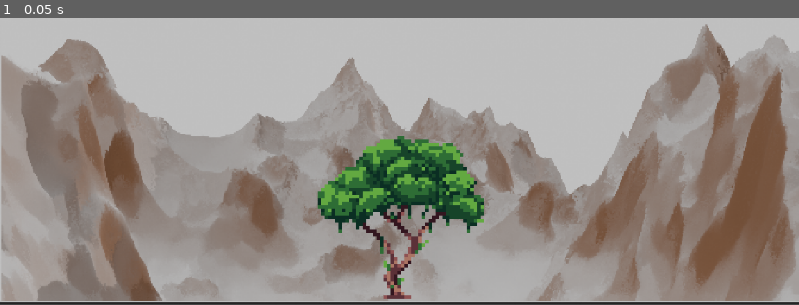
Above: before the commit, frame 1.
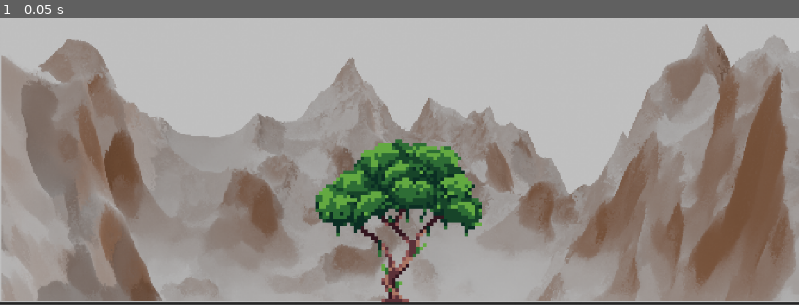
Above: after the commit, the same moment.

Repository: StevenBoyce/game-jam-06-2026
Game: Godot game, scene res://scenes/battle/battle.tscn
Same seed, same stepped clock (60 frames per second), same inputs: the game is played once before the commit and once after it.
Inputs:
- Up to frame 1 (0.05 s): no input

The runs differ from the first frame. In frame 1, 3.4% of the frame differs, in the area x 39-61%, y 41-99%.

Commit message:
Built scenes and scripts
Built Enemy, Pet, and PlayerTree objects and scripts

Diff:
--- /dev/null
+++ b/Scripts/Combatant.gd
@@ -0,0 +1,48 @@
+extends CharacterBody2D
+
+class_name Combatant
+
+@export var max_health: float = 10.0
+@export var attack_damage: float = 1.0
+@export var attack_cooldown: float = 1.0
+@export var move_speed: float = 50.0
+
+var health: float
+var current_target: Node2D = null
+var can_attack: bool = true
+
+signal died
+signal health_changed(new_health: float, max_health:float)
+
+@onready var attack_timer: Timer = $AttackTimer
+
+func _ready() -> void:
+	health = max_health
+	attack_timer.wait_time = attack_cooldown
+	attack_timer.timeout.connect(_on_attack_timer_timeout)
+
+func take_damage(amount: float) -> void:
+	health -= amount
+	health_changed.emit(health, max_health)
+	if health <= 0:
+		die()
+
+func die() -> void:
+	died.emit()
+	queue_free()
+
+func _on_attack_timer_timeout() -> void:
+	can_attack = true
+
+func try_attack(target: Node2D) -> void:
+	if can_attack and target != null and is_instance_valid(target):
+		if target.has_method("take_damage"):
+			target.take_damage(attack_damage)
+		can_attack = false
+		attack_timer.start()
+
+func move_toward_target(delta: float) -> void:
+	if current_target == null or not is_instance_valid(current_target):
+		return
+	var direction = (current_target.global_position - global_position).normalized()
+	position += direction * move_speed * delta
--- a/scenes/battle/battle.tscn
+++ b/scenes/battle/battle.tscn
@@ -2,10 +2,11 @@
 
 [ext_resource type="Texture2D" uid="uid://ksp3b1hiwxc1" path="res://assets/background.png" id="1_ffvsa"]
 [ext_resource type="Script" uid="uid://yx3hv4ptul6f" path="res://scenes/battle/battle.gd" id="1_xd4uy"]
-[ext_resource type="PackedScene" uid="uid://dyl5lrmc8uq2y" path="res://scenes/tree/player_tree.tscn" id="2_xd4uy"]
+[ext_resource type="PackedScene" uid="uid://dyl5lrmc8uq2y" path="res://scenes/tree/PlayerTree.tscn" id="2_xd4uy"]
 
-[node name="Node2D" type="Node2D" unique_id=2090432355]
+[node name="Main" type="Node2D" unique_id=2090432355]
 script = ExtResource("1_xd4uy")
+metadata/_edit_vertical_guides_ = [1172.0]
 
 [node name="Background" type="Sprite2D" parent="." unique_id=2029166088]
 position = Vector2(-10.000001, 0)
@@ -14,12 +15,21 @@
 centered = false
 metadata/_edit_lock_ = true
 
-[node name="PlayerTree" parent="Background" unique_id=1691204110 instance=ExtResource("2_xd4uy")]
-position = Vector2(342.28375, 303.21793)
-scale = Vector2(0.58211523, 0.5842349)
-
 [node name="UI" type="CanvasGroup" parent="." unique_id=1101150356]
 
 [node name="ActionBar" type="HBoxContainer" parent="UI" unique_id=1187058618]
 offset_right = 40.0
 offset_bottom = 40.0
+
+[node name="World" type="Node2D" parent="." unique_id=68929523]
+
+[node name="PlayerTree" parent="World" unique_id=1691204110 instance=ExtResource("2_xd4uy")]
+position = Vector2(575, 524)
+
+[node name="Pets" type="Node" parent="World" unique_id=1619946302]
+
+[node name="Enemies" type="Node" parent="World" unique_id=1168521261]
+
+[node name="Spawner" type="Node" parent="." unique_id=2013294228]
+
+[node name="SpawnTimer" type="Timer" parent="Spawner" unique_id=245558521]
--- a/scenes/enemy/enemy.gd
+++ b/scenes/enemy/enemy.gd
@@ -1 +1,55 @@
-extends Node2D
+extends Combatant
+
+class_name Enemy
+
+@export var attack_range: float = 20.0
+
+@onready var aggro_zone: Area2D = $AggroZone
+@onready var attack_hitbox: Area2D = $AttackHitbox
+
+var pets_in_range: Array[Node2D] = []
+
+func _ready() -> void:
+	super._ready()
+	add_to_group("enemies")
+
+	# Set the default target to the tree
+	current_target = get_tree().get_first_node_in_group("tree")
+
+	aggro_zone.body_entered.connect(_on_aggro_zone_body_entered)
+	aggro_zone.body_exited.connect(_on_aggro_zone_body_exited)
+
+
+func _process(delta: float) -> void:
+	if current_target == null or not is_instance_valid(current_target):
+		_retarget()
+		return
+
+	var distance = global_position.distance_to(current_target.global_position)
+	if distance > attack_range:
+		move_toward_target(delta)
+	else:
+		try_attack(current_target)
+
+
+func _on_aggro_zone_body_entered(body: Node2D) -> void:
+	if body.is_in_group("pets"):
+		pets_in_range.append(body)
+		# A pet engaging always takes priority over the tree
+		current_target = body
+
+
+func _on_aggro_zone_body_exited(body: Node2D) -> void:
+	if body in pets_in_range:
+		pets_in_range.erase(body)
+	if current_target == body:
+		_retarget()
+
+
+func _retarget() -> void:
+	# Prefer another pet still in range, otherwise retarget the tree
+	pets_in_range = pets_in_range.filter(func(p): return is_instance_valid(p))
+	if pets_in_range.size() > 0:
+		current_target = pets_in_range[0]
+	else:
+		current_target = get_tree().get_first_node_in_group("tree")
--- a/scenes/enemy/enemy.tscn
+++ b/scenes/enemy/enemy.tscn
@@ -1,6 +1,20 @@
 [gd_scene format=3 uid="uid://70rb8urhpjlr"]
 
-[ext_resource type="Script" uid="uid://c8xgl6ggvtisn" path="res://scenes/enemy/enemy.gd" id="1_4a83h"]
+[ext_resource type="Script" uid="uid://b6a02r8ich0fr" path="res://scenes/enemy/Enemy.gd" id="1_sjakr"]
 
-[node name="Enemy" type="Node2D" unique_id=627156245]
-script = ExtResource("1_4a83h")
+[node name="Enemy" type="CharacterBody2D" unique_id=1266604145]
+script = ExtResource("1_sjakr")
+
+[node name="Sprite2D" type="Sprite2D" parent="." unique_id=1918932196]
+
+[node name="CollisionShape2D" type="CollisionShape2D" parent="." unique_id=702957718]
+
+[node name="AttackHitbox" type="Area2D" parent="." unique_id=136008010]
+
+[node name="CollisionShape2D" type="CollisionShape2D" parent="AttackHitbox" unique_id=879894565]
+
+[node name="AggroZone" type="Area2D" parent="." unique_id=1032395503]
+
+[node name="CollisionShape2D" type="CollisionShape2D" parent="AggroZone" unique_id=1178310481]
+
+[node name="AttackTimer" type="Timer" parent="." unique_id=1757295260]
--- a/scenes/pet/pet.gd
+++ b/scenes/pet/pet.gd
@@ -1 +1,51 @@
-extends Node2D
+extends Combatant
+class_name Pet
+
+@export var attack_range: float = 20.0
+
+@onready var aggro_zone: Area2D = $AggroZone
+@onready var attack_hitbox: Area2D = $AttackHitbox
+
+var enemies_in_range: Array[Node2D] = []
+
+func _ready() -> void:
+	super._ready()
+	add_to_group("pets")
+
+	aggro_zone.body_entered.connect(_on_aggro_zone_body_entered)
+	aggro_zone.body_exited.connect(_on_aggro_zone_body_exited)
+
+
+func _process(delta: float) -> void:
+	if current_target == null or not is_instance_valid(current_target):
+		_retarget()
+		if current_target == null:
+			return  # nothing to do, idle
+
+	var distance = global_position.distance_to(current_target.global_position)
+	if distance > attack_range:
+		move_toward_target(delta)
+	else:
+		try_attack(current_target)
+
+
+func _on_aggro_zone_body_entered(body: Node2D) -> void:
+	if body.is_in_group("enemies"):
+		enemies_in_range.append(body)
+		if current_target == null:
+			current_target = body
+
+
+func _on_aggro_zone_body_exited(body: Node2D) -> void:
+	if body in enemies_in_range:
+		enemies_in_range.erase(body)
+	if current_target == body:
+		_retarget()
+
+
+func _retarget() -> void:
+	enemies_in_range = enemies_in_range.filter(func(e): return is_instance_valid(e))
+	if enemies_in_range.size() > 0:
+		current_target = enemies_in_range[0]
+	else:
+		current_target = null
--- a/scenes/pet/pet.tscn
+++ b/scenes/pet/pet.tscn
@@ -1,6 +1,20 @@
 [gd_scene format=3 uid="uid://c3q6wlvdb0l7n"]
 
-[ext_resource type="Script" uid="uid://b5d7l7108t3oe" path="res://scenes/pet/pet.gd" id="1_cn888"]
+[ext_resource type="Script" uid="uid://b5d7l7108t3oe" path="res://scenes/pet/Pet.gd" id="1_cn888"]
 
-[node name="Pet" type="Node2D" unique_id=1686981548]
+[node name="Pet" type="CharacterBody2D" unique_id=1355533560]
 script = ExtResource("1_cn888")
+
+[node name="Sprite2D" type="Sprite2D" parent="." unique_id=2050045247]
+
+[node name="CollisionShape2D" type="CollisionShape2D" parent="." unique_id=1867012181]
+
+[node name="AttackHitbox" type="Area2D" parent="." unique_id=688610933]
+
+[node name="CollisionShape2D" type="CollisionShape2D" parent="AttackHitbox" unique_id=1046200013]
+
+[node name="AggroZone" type="Area2D" parent="." unique_id=1329483931]
+
+[node name="CollisionShape2D" type="CollisionShape2D" parent="AggroZone" unique_id=210342922]
+
+[node name="AttackTimer" type="Timer" parent="." unique_id=1219158353]
--- /dev/null
+++ b/scenes/tree/PlayerTree.gd
@@ -0,0 +1,26 @@
+extends Node2D
+class_name PlayerTree
+
+@export var max_health: float = 100.0
+
+var health: float
+
+signal died
+signal health_changed(new_health: float, max_health: float)
+
+
+func _ready() -> void:
+	health = max_health
+	add_to_group("tree")
+
+
+func take_damage(amount: float) -> void:
+	health -= amount
+	health_changed.emit(health, max_health)
+	if health <= 0:
+		die()
+
+
+func die() -> void:
+	died.emit()
+	# game over logic here
--- a/scenes/tree/player_tree.tscn
+++ b/scenes/tree/PlayerTree.tscn
@@ -1,11 +1,17 @@
 [gd_scene format=3 uid="uid://dyl5lrmc8uq2y"]
 
 [ext_resource type="Texture2D" uid="uid://dkp7iea5ndtow" path="res://assets/48x48 trees.png" id="1_3tpkh"]
+[ext_resource type="Script" uid="uid://boei7p2vq2bi0" path="res://scenes/tree/PlayerTree.gd" id="1_x6y3p"]
 
 [node name="PlayerTree" type="Node2D" unique_id=1691204110]
+script = ExtResource("1_x6y3p")
 
 [node name="Sprite2D" type="Sprite2D" parent="." unique_id=929526706]
 scale = Vector2(5, 5)
 texture = ExtResource("1_3tpkh")
 hframes = 4
 metadata/_edit_lock_ = true
+
+[node name="AttackHitbox" type="Area2D" parent="." unique_id=1011411476]
+
+[node name="CollisionShape2D" type="CollisionShape2D" parent="AttackHitbox" unique_id=855190076]
Not shown, added: Scripts/Combatant.gd.uid
Not shown, changed: scenes/enemy/enemy.gd.uid
Not shown, added: scenes/tree/PlayerTree.gd.uid
